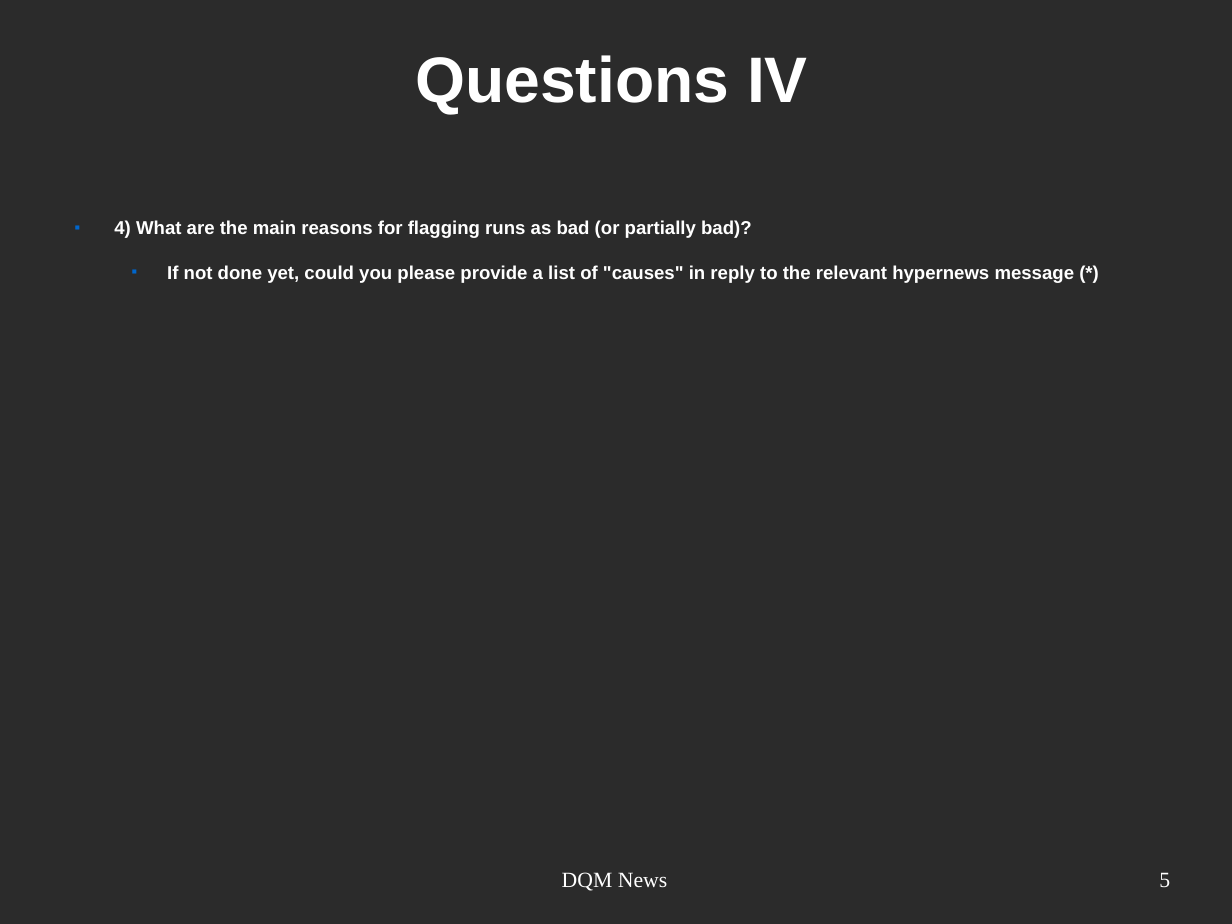
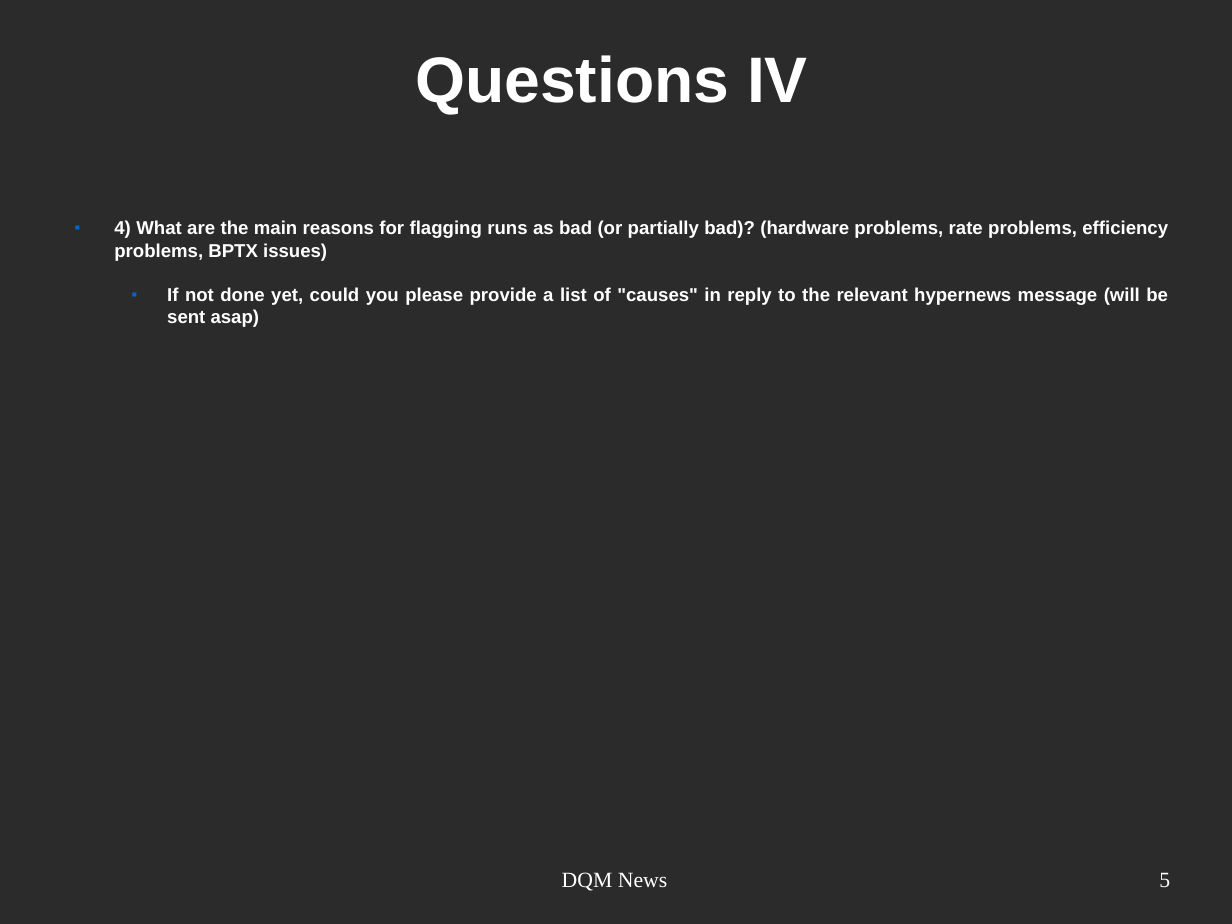
Before and after one commit to joaopela/WorkPresentations, a slide deck: slide 5 of cms/DQM_Meeting/2013-10-01/2013-10-01_DQMMeeting_JPela.odp. Drawn at 1232x924 pixels with LibreOffice and Linux fonts; fonts in the diff are those of the drawing; background and template pictures are left out; a plain dark background stands for a picture behind light text. Boxes give left, top, right and bottom in pixels: in the first picture for what was removed or moved away, otherwise in the second. Text is boxed around its words. In the diff, an @@ line names an element or a change of style, - is before the commit and + after.

```diff
--- a/cms/DQM_Meeting/2013-10-01/2013-10-01_DQMMeeting_JPela.odp
+++ b/cms/DQM_Meeting/2013-10-01/2013-10-01_DQMMeeting_JPela.odp
@@ text at box(114, 220, 1168, 327): text changed @@
-■ 4) What are the main reasons for flagging runs as bad (or partially bad)?
-  ■ If not done yet, could you please provide a list of "causes" in reply to the relevant hypernews message (*)
+■ 4) What are the main reasons for flagging runs as bad (or partially bad)? (hardware problems, rate problems, efficiency problems, BPTX issues)
+  ■ If not done yet, could you please provide a list of "causes" in reply to the relevant hypernews message (will be sent asap)
```
Also in this commit, not shown: 3 other slides changed.
